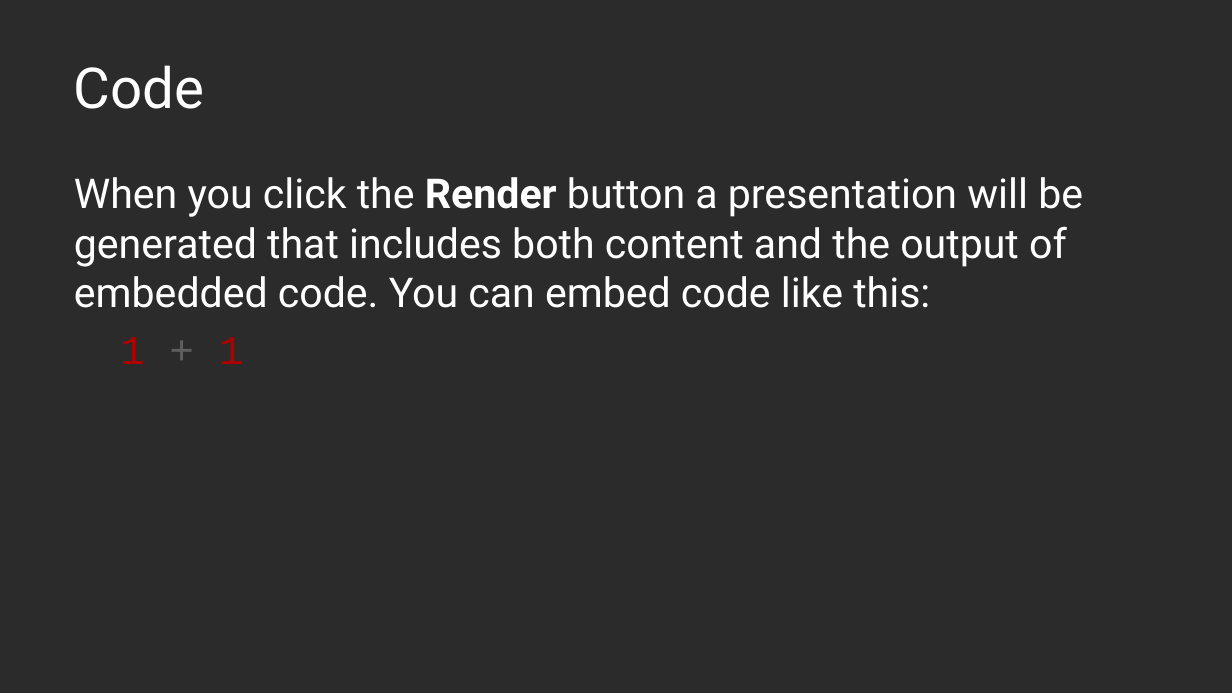
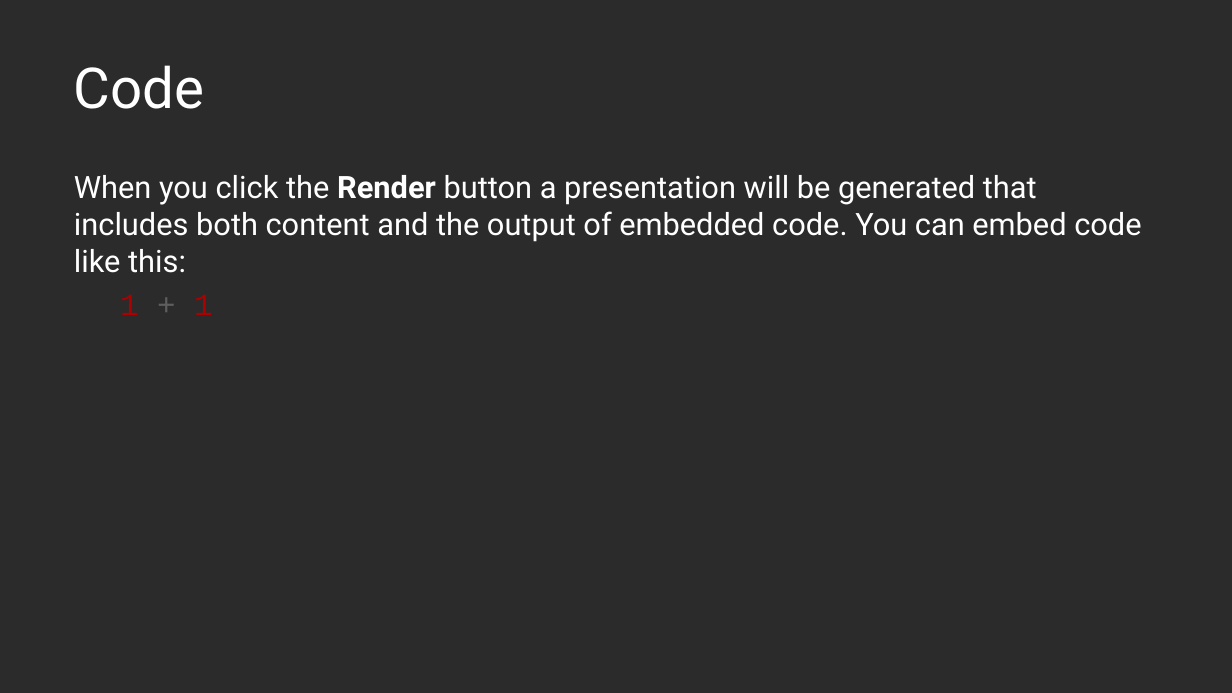
Before and after one commit to Marwolaeth/OTUS_R4DA, a slide deck: slide 18 of 01-Quarto/slides_draft.pptx (slide 5 before the commit). Drawn at 1232x693 pixels with LibreOffice and Linux fonts; fonts in the diff are those of the drawing; background and template pictures are left out; a plain dark background stands for a picture behind light text. Boxes give left, top, right and bottom in pixels: in the first picture for what was removed or moved away, otherwise in the second. Text is boxed around its words. In the diff, an @@ line names an element or a change of style, - is before the commit and + after.

```diff
--- a/01-Quarto/slides_draft.pptx
+++ b/01-Quarto/slides_draft.pptx
@@ text "When you click the Render ..." at [74,175,1141,315]: size 24 to 18 pt; less space between paragraphs @@
```
Also in this commit, not shown: 18 slides added, 4 slides removed, 33 other files.
